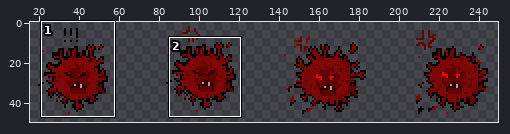
Sprite sheet: Python_Module_8/Assets/SpriteSheets/Virus Game/Enemies/Virus_Red/virus1_red_ATTACK.png. The first picture is a wide view before the edit; the outline marks the close-up.
Close-up. The starting point:
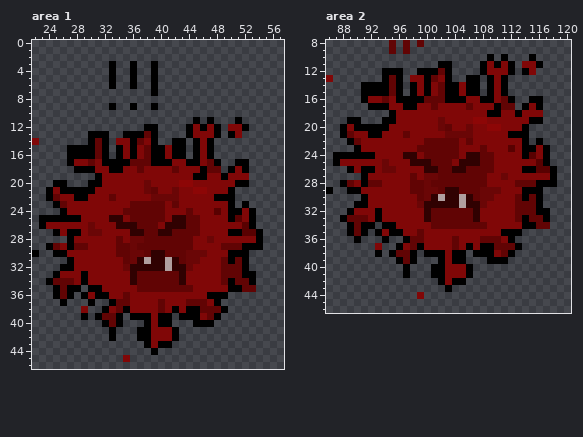
The file is 256x64 pixels. Colours within 5 levels of each other are drawn and written as one. Shown: area 1: x 22..57, y 0..46; area 2: x 86..120, y 8..46. The wide view leaves out empty margins.
After:
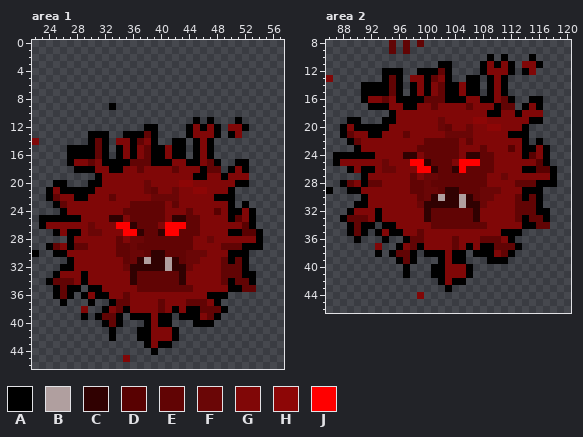
Palette (. is transparent): A #000000  B #b09f9f  C #300101  D #580101  E #610404  F #6a0606  G #800707  H #8d0606  J #ff0000
The edit:
Area 1:
Colour C gives way to colour J in row 26 at x 34 to 35 and 41 to 43; in row 27 at x 36 and 41.
Colour E gives way to colour J in row 27 at x 42.
Colour G gives way to colour J in row 27 at x 35.
The edit erases colour A in rows 3 to 6 at x 33, 36 and 39; in row 7 at x 39; in row 9 at x 36 and 39.
Area 2:
Colour C gives way to colour J in row 25 at x 98 to 99 and 105 to 107; in row 26 at x 100 and 105.
Colour G gives way to colour J in row 26 at x 99.
Boxes around the changes in both close-ups, in picture pixels (x1, y1, x2, y2):
erased: (109, 61, 158, 110)
changed: (116, 222, 137, 236)
changed: (165, 222, 186, 236)
changed: (410, 159, 431, 173)
changed: (459, 159, 480, 173)
